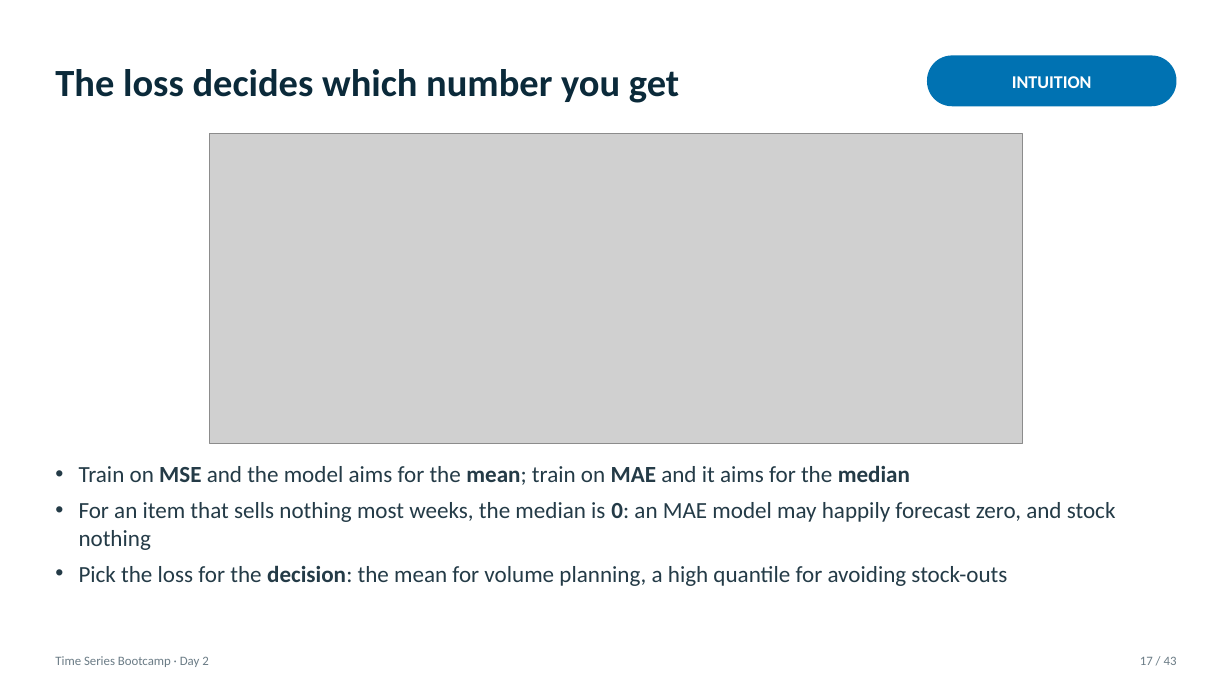
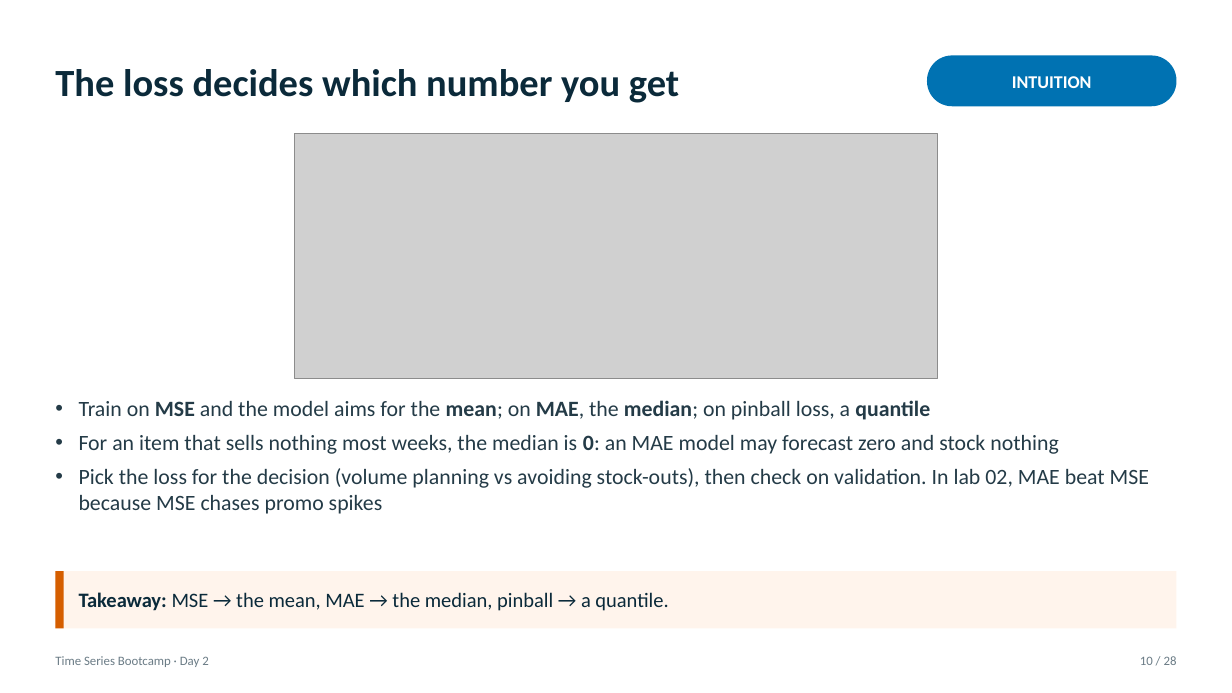
Before and after one commit to tackes/time-series-forecasting-bootcamp, a slide deck: slide 10 of day2_neural/slides/day2_slides.pptx (slide 17 before the commit). Drawn at 1232x693 pixels with LibreOffice and Linux fonts; fonts in the diff are those of the drawing; grey boxes stand for pictures. Boxes give left, top, right and bottom in pixels: in the first picture for what was removed or moved away, otherwise in the second. Text is boxed around its words. In the diff, an @@ line names an element or a change of style, - is before the commit and + after.

```diff
--- a/day2_neural/slides/day2_slides.pptx
+++ b/day2_neural/slides/day2_slides.pptx
@@ picture: place and size @@
-picture at <box>209,134,1023,444</box>
+picture at <box>294,134,938,379</box>
@@ text at <box>79,400,1149,514</box>: text changed; size 18 to 17 pt @@
-• Train on MSE and the model aims for the mean; train on MAE and it aims for the median
-• For an item that sells nothing most weeks, the median is 0: an MAE model may happily forecast zero, and stock nothing
-• Pick the loss for the decision: the mean for volume planning, a high quantile for avoiding stock-outs
+• Train on MSE and the model aims for the mean; on MAE, the median; on pinball loss, a quantile
+• For an item that sells nothing most weeks, the median is 0: an MAE model may forecast zero and stock nothing
+• Pick the loss for the decision (volume planning vs avoiding stock-outs), then check on validation. In lab 02, MAE beat MSE because MSE chases promo spikes
@@ rectangle added at <box>55,571,1177,628</box>, fill #FFF4EC @@
@@ rectangle added at <box>55,571,64,628</box>, fill #D55E00 @@
@@ text added at <box>79,592,668,611</box>, 16 pt, text #0B2A3A @@
+Takeaway: MSE → the mean, MAE → the median, pinball → a quantile.
@@ text at <box>1140,656,1177,665</box>: text changed @@
-17 / 43
+10 / 28
```
Also in this commit, not shown: 17 other slides changed, 8 slides added, 23 slides removed, 26 other files.
